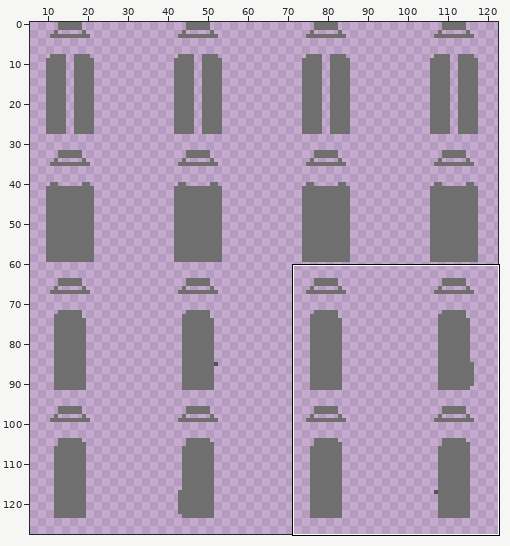
Edited in one commit: sprite sheet (Game/Player/player_coat.png). Above: a wide view before the commit, with the close-up outlined.
Close-up. The starting point:
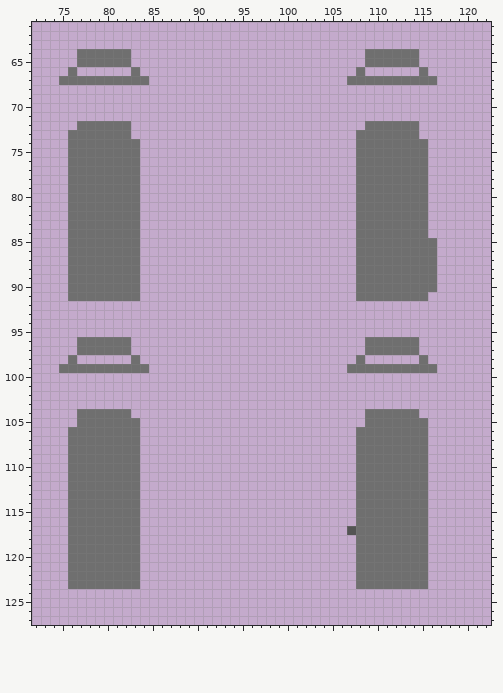
The file is 128x128 pixels. Shown: x 72..122, y 61..127. The wide view leaves out empty margins. The commit also changed other parts of the picture, which this record leaves out.
After:
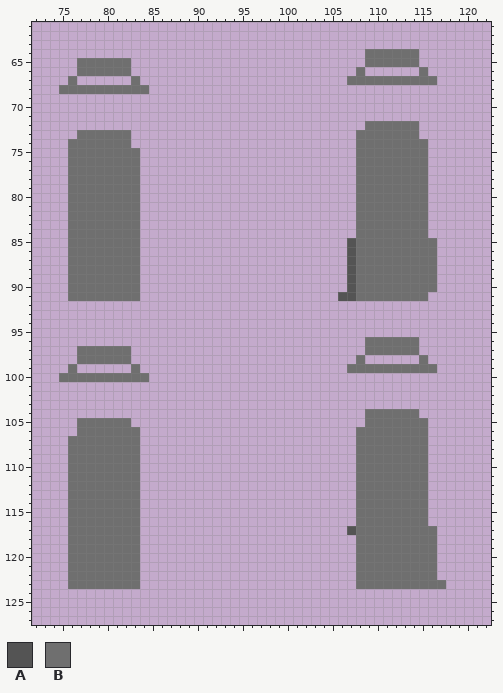
Palette (. is transparent): A #545454  B #6f6f6f
The edit:
Changed rows in their new state; - is an unchanged pixel.
first column x 75:
 64 --......--
 66 -.BBBBBB.-
 67 .-......-.
 68 BBBBBBBBBB
first column x 76:
 72 -......-
 73 .-------
 74 -------.
first column x 106:
 85 -A
 86 -A
 87 -A
 88 -A
 89 -A
 90 -A
 91 AA
first column x 75:
 96 --......--
 98 -.BBBBBB.-
 99 .-......-.
100 BBBBBBBBBB
first column x 76:
104 -......-
105 -------.
106 .-------
first column x 116:
117 B-
118 B-
119 B-
120 B-
121 B-
122 B-
123 BB
Pixel boxes of the changes (left, top, right, bottom) in both close-ups:
changed: (59, 49, 149, 148)
added: (338, 238, 356, 301)
changed: (59, 337, 149, 436)
added: (428, 526, 446, 589)
